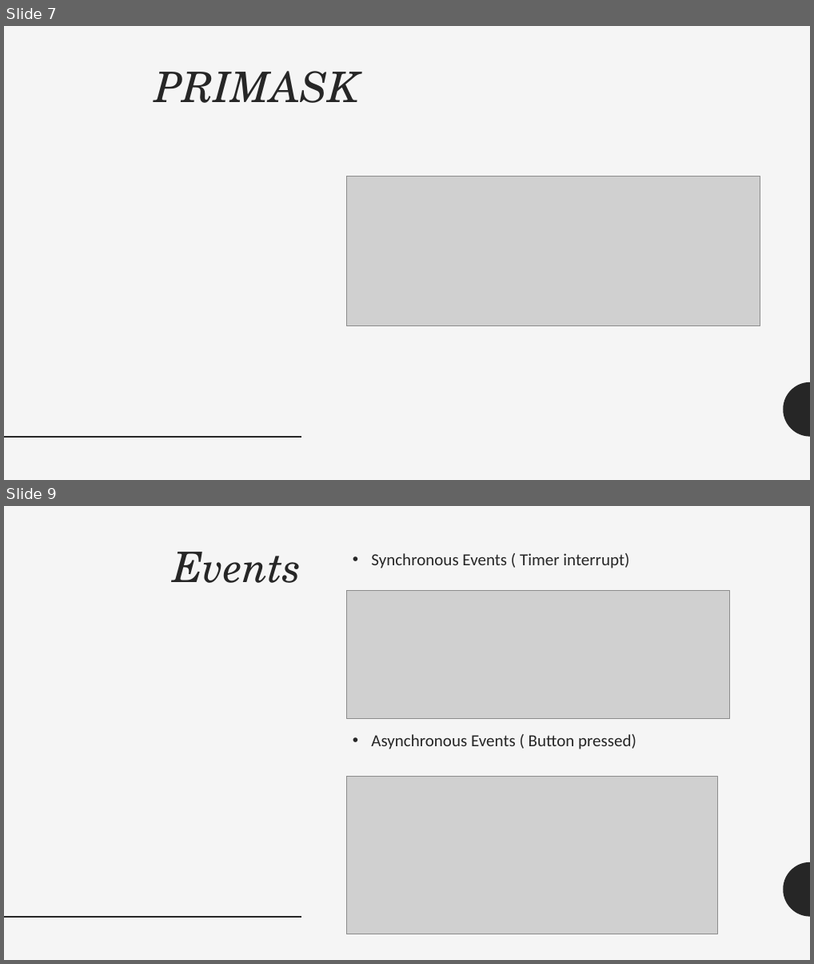
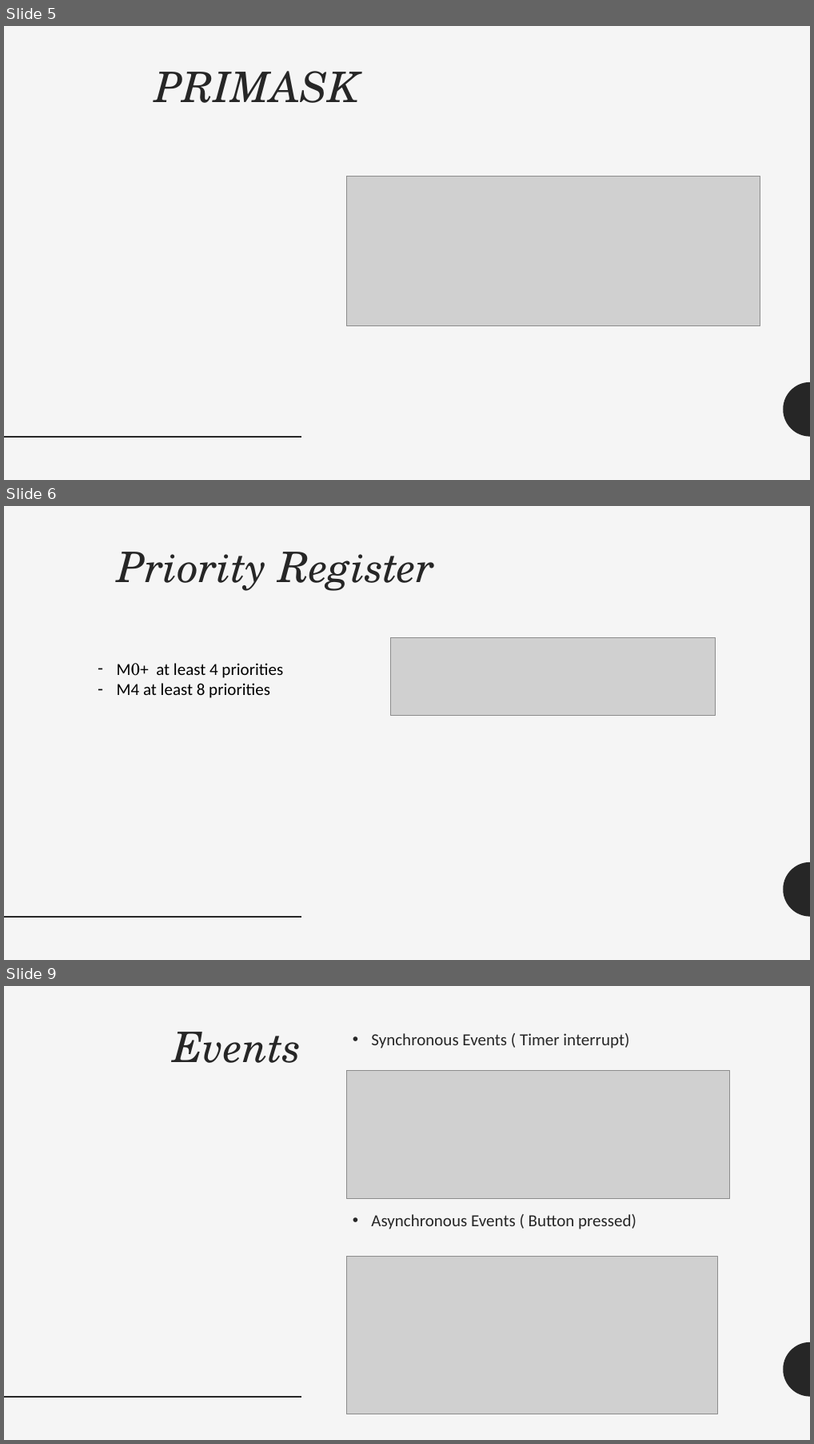
Before and after one commit to manuwira/intro_Team6, a slide deck: PräsentationIntro.pptx. Shown one above the other, each under a label of ours: slides 7 and 9 before the commit, slides 5, 6 and 9 after it; the slides between them are not shown. The pictures are 814x964 and 814x1444 pixels, drawn with LibreOffice and Linux fonts; fonts in the diff are those of the drawing; grey boxes stand for pictures. Boxes give left, top, right and bottom in pixels: in the first picture for what was removed or moved away, otherwise in the second. Text is boxed around its words. In the diff, an @@ line names an element or a change of style, - is before the commit and + after.

```diff
--- a/PräsentationIntro.pptx
+++ b/PräsentationIntro.pptx
@@ slide 6 added at (4,506,810,960), background #F5F5F5; not listed: 2 template elements that a slide beside it also shows @@
@@ title added at (118,552,435,591), 50 pt, text #262626, italic @@
+Priority Register
@@ picture added at (391,637,717,715) @@
@@ text added at (117,663,283,698), 20 pt, text #000000 @@
+– M0+ at least 4 priorities
+– M4 at least 8 priorities
@@ what was slide 7 is now slide 5 @@
```
Also in this commit, not shown: 4 slides changed, 2 other slides added, 3 slides removed.
